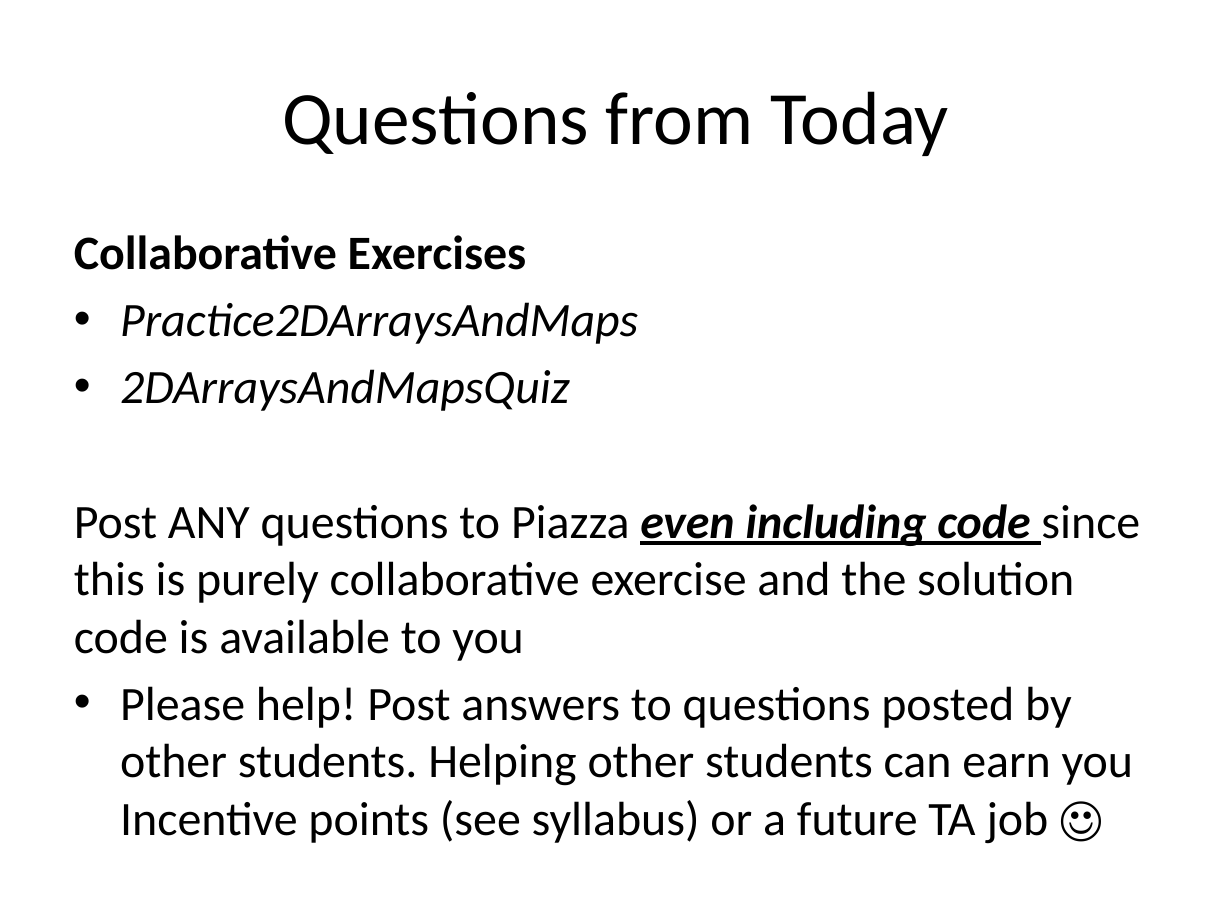
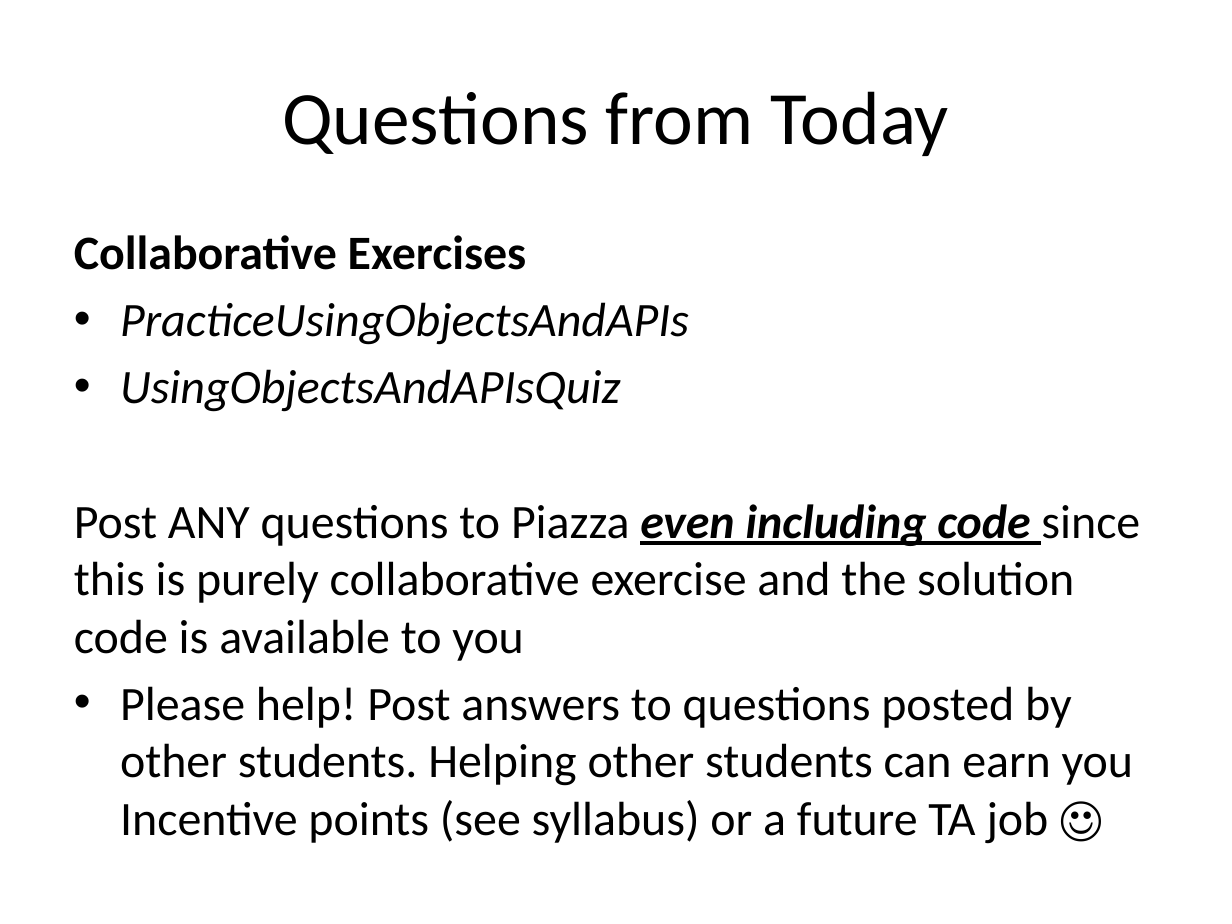
Before and after one commit to RHIT-CSSE/csse220, a slide deck: slide 18 of ClassMaterials/UsingObjectsAndAPIs/Slides/Part1-Help-and-Academic-Integrity.pptx. Drawn at 1232x924 pixels with LibreOffice and Linux fonts; fonts in the diff are those of the drawing. Boxes give left, top, right and bottom in pixels: in the first picture for what was removed or moved away, otherwise in the second. Text is boxed around its words. In the diff, an @@ line names an element or a change of style, - is before the commit and + after.

```diff
--- a/ClassMaterials/UsingObjectsAndAPIs/Slides/Part1-Help-and-Academic-Integrity.pptx
+++ b/ClassMaterials/UsingObjectsAndAPIs/Slides/Part1-Help-and-Academic-Integrity.pptx
@@ text at box(120, 302, 689, 412): text changed @@
-• Practice2DArraysAndMaps
-• 2DArraysAndMapsQuiz
+• PracticeUsingObjectsAndAPIs
+• UsingObjectsAndAPIsQuiz
```
Also in this commit, not shown: 4 other slides changed, 2 slides removed, 12 other files.
